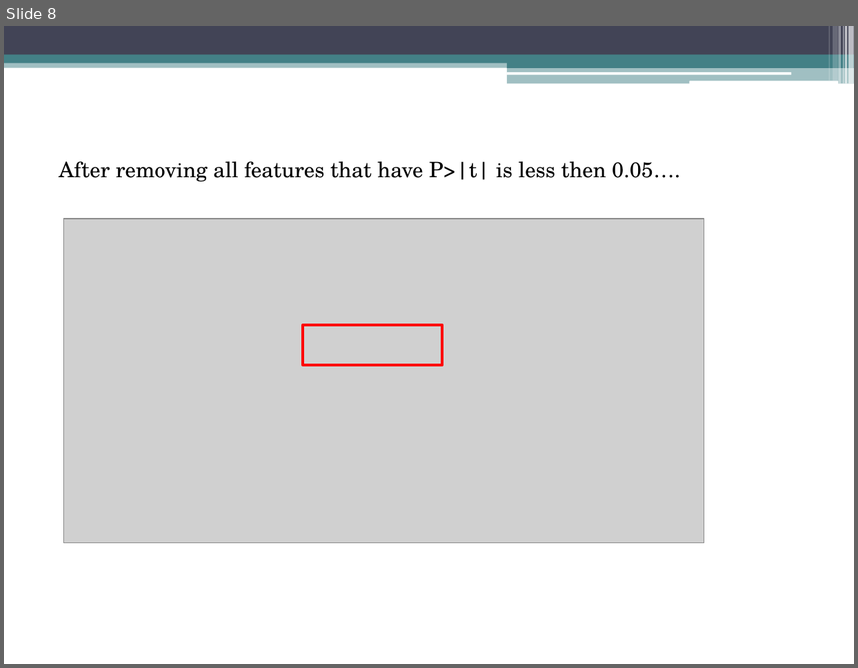
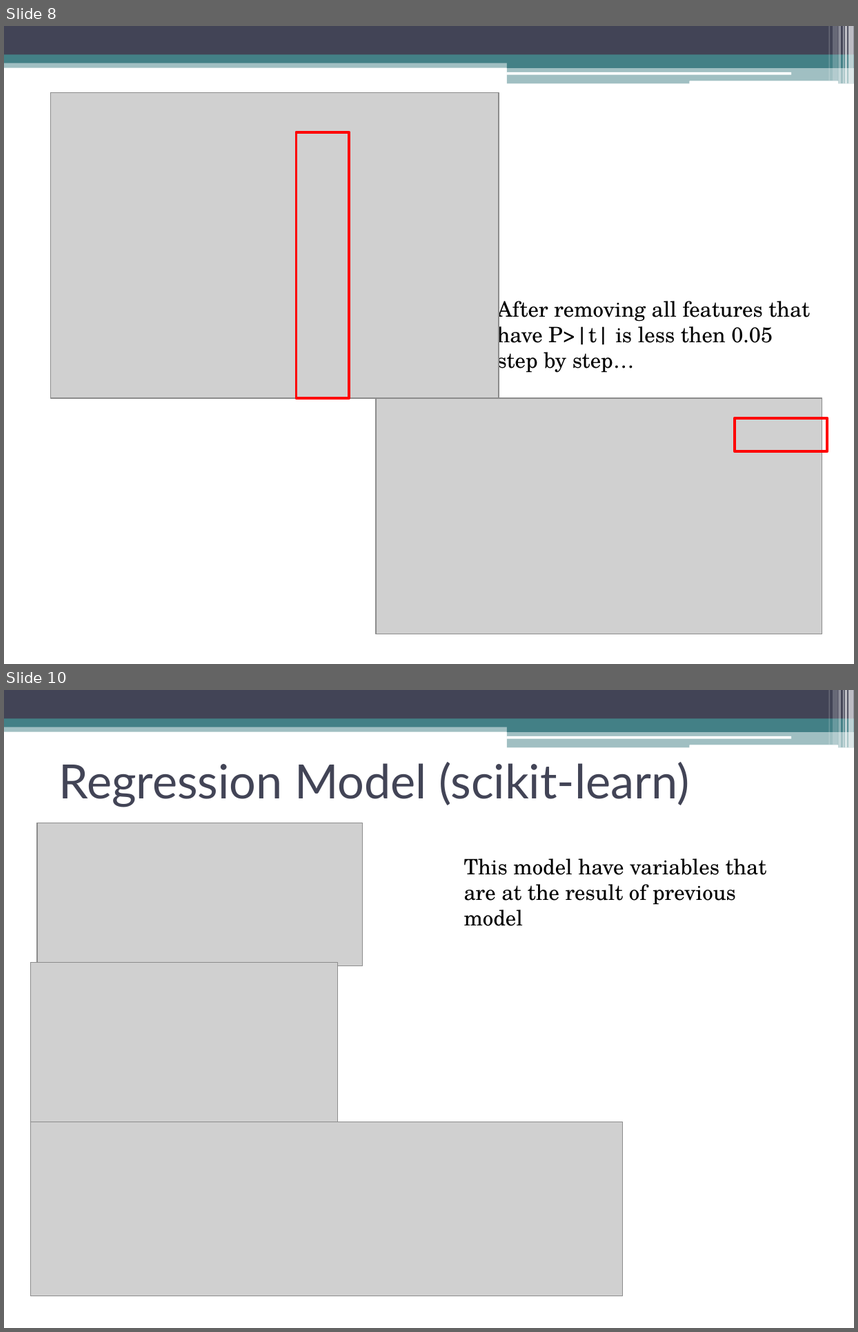
Before and after one commit to Kodluyoruz-Ankara-Veri-Bilimi/assignment_Beyza, a slide deck: homework2/homework2.pptx. Shown one above the other, each under a label of ours: slide 8 before the commit, slides 8 and 10 after it; the slides between them are not shown. The pictures are 858x668 and 858x1332 pixels, drawn with LibreOffice and Linux fonts; fonts in the diff are those of the drawing; grey boxes stand for pictures. Boxes give left, top, right and bottom in pixels: in the first picture for what was removed or moved away, otherwise in the second. Text is boxed around its words. In the diff, an @@ line names an element or a change of style, - is before the commit and + after.

```diff
--- a/homework2/homework2.pptx
+++ b/homework2/homework2.pptx
@@ slide 10 added at [4,690,854,1328], background #FFFFFF; not listed: 13 template elements that a slide beside it also shows @@
@@ title added at [59,762,690,807], 40 pt, text #424456 @@
+Regression Model (scikit-learn)
@@ picture added at [37,822,363,965] @@
@@ text added at [464,858,767,926], 18 pt, text #000000 @@
+This model have variables that are at the result of previous model
@@ picture added at [30,962,337,1122] @@
@@ picture added at [30,1122,622,1296] @@
@@ slide 8 changed as well @@
@@ picture added at [51,92,499,397] @@
@@ rectangle: place and size @@
-rectangle at [303,325,443,365]
+rectangle at [297,132,350,399]
@@ picture removed at [63,219,704,543] @@
@@ text at [497,296,810,374]: text changed @@
-After removing all features that have P>|t| is less then 0.05….
+After removing all features that have P>|t| is less then 0.05 step by step…
@@ picture added at [375,399,822,634] @@
@@ rectangle added at [734,418,827,451], outline #FF0000 2.25 pt @@
```
Also in this commit, not shown: 4 other slides changed, 9 other slides added, 6 slides removed.
